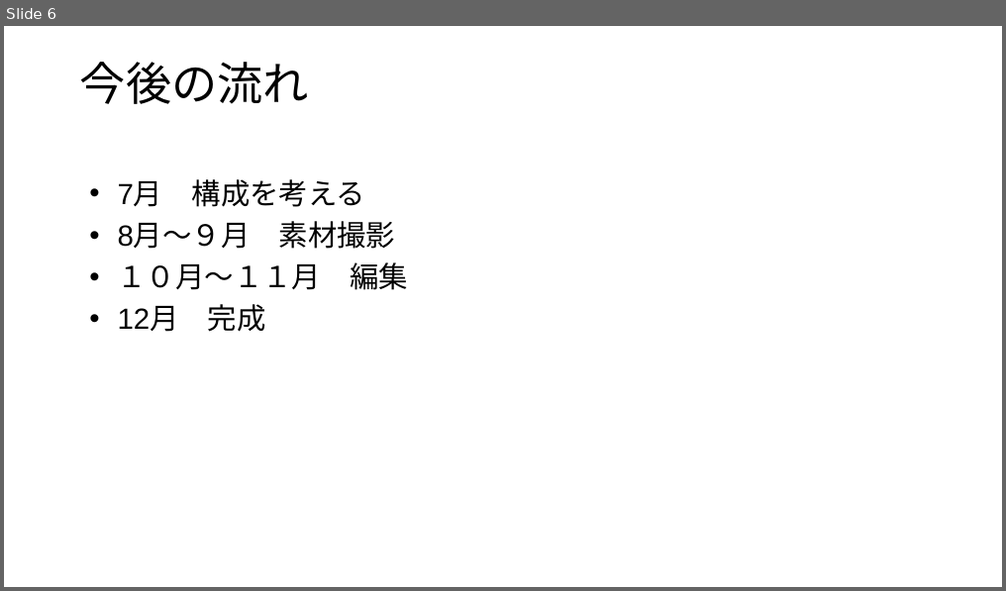
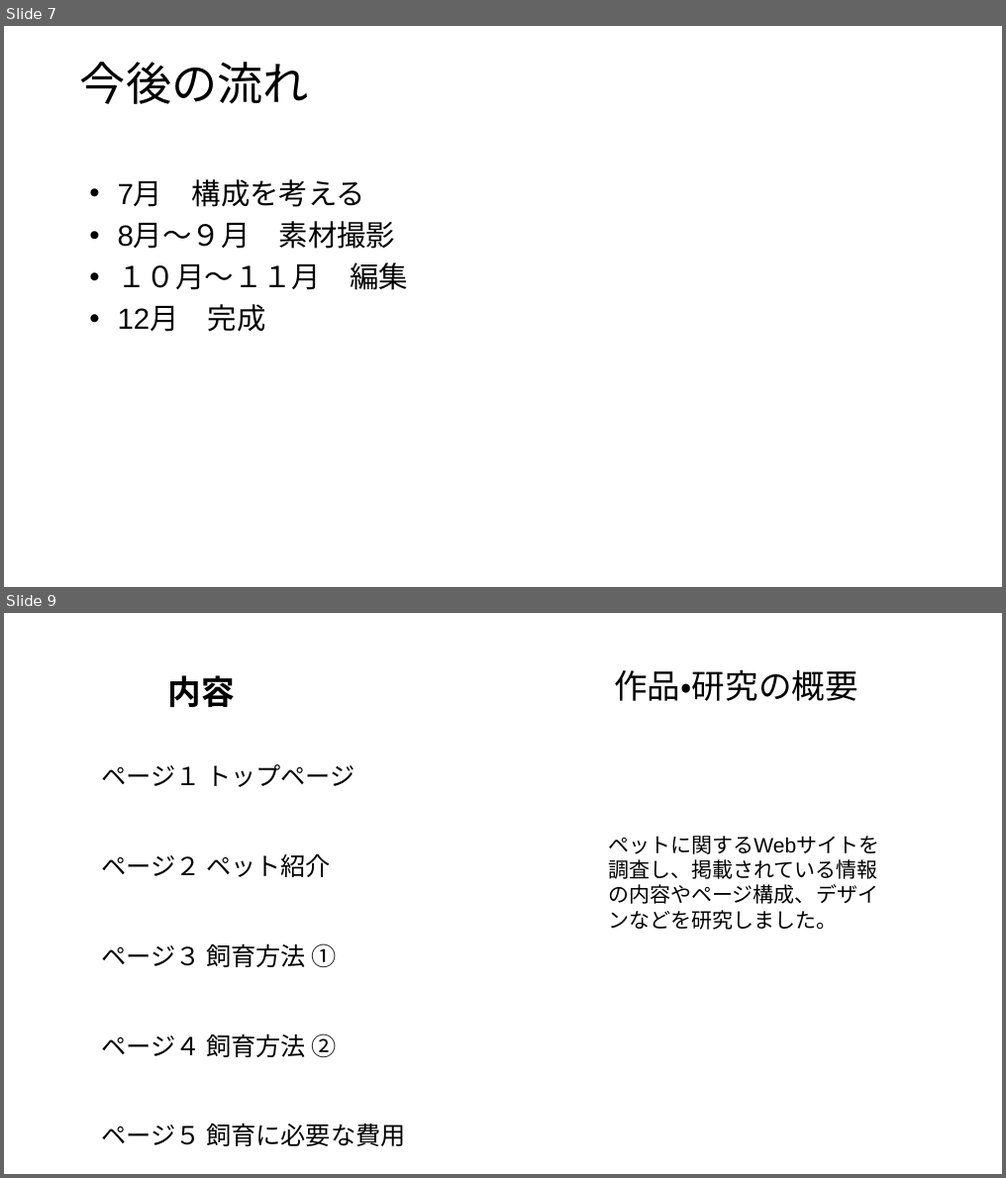
Before and after one commit to ckg25023-cpu/zemi, a slide deck: 卒業制作 テーマ・中間発表.pptx. Shown one above the other, each under a label of ours: slide 6 before the commit, slides 7 and 9 after it; the slides between them are not shown. The pictures are 1006x591 and 1006x1178 pixels, drawn with LibreOffice and Linux fonts; fonts in the diff are those of the drawing. Boxes give left, top, right and bottom in pixels: in the first picture for what was removed or moved away, otherwise in the second. Text is boxed around its words. In the diff, an @@ line names an element or a change of style, - is before the commit and + after.

```diff
--- a/卒業制作 テーマ・中間発表.pptx
+++ b/卒業制作 テーマ・中間発表.pptx
@@ slide 9 added at bbox=[4, 613, 1002, 1174], background #FFFFFF @@
@@ text added at bbox=[614, 669, 858, 701], 32 pt, text #000000 @@
+作品・研究の概要
@@ text added at bbox=[168, 675, 235, 707], 32 pt, text #000000, bold @@
+内容
@@ text added at bbox=[101, 764, 406, 1147], 24 pt, text #000000 @@
+ページ１ トップページ
+ページ２ ペット紹介
+ページ３ 飼育方法 ①
+ページ４ 飼育方法 ②
+ページ５ 飼育に必要な費用
@@ text added at bbox=[608, 836, 879, 930], 20 pt, text #000000 @@
+ペットに関するWebサイトを調査し、掲載されている情報の内容やページ構成、デザインなどを研究しました。
@@ what was slide 6 is now slide 7 @@
```
Also in this commit, not shown: 3 slides changed, 4 other slides added, 1 other file.
